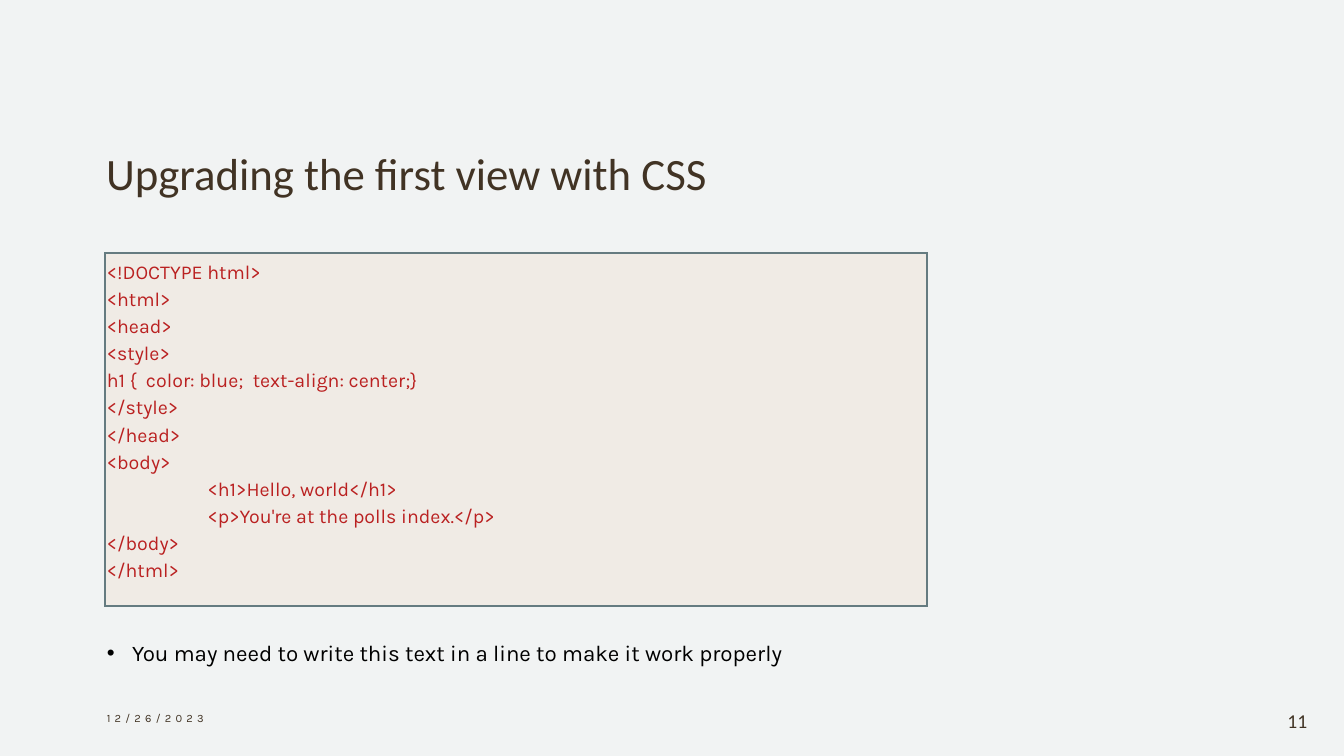
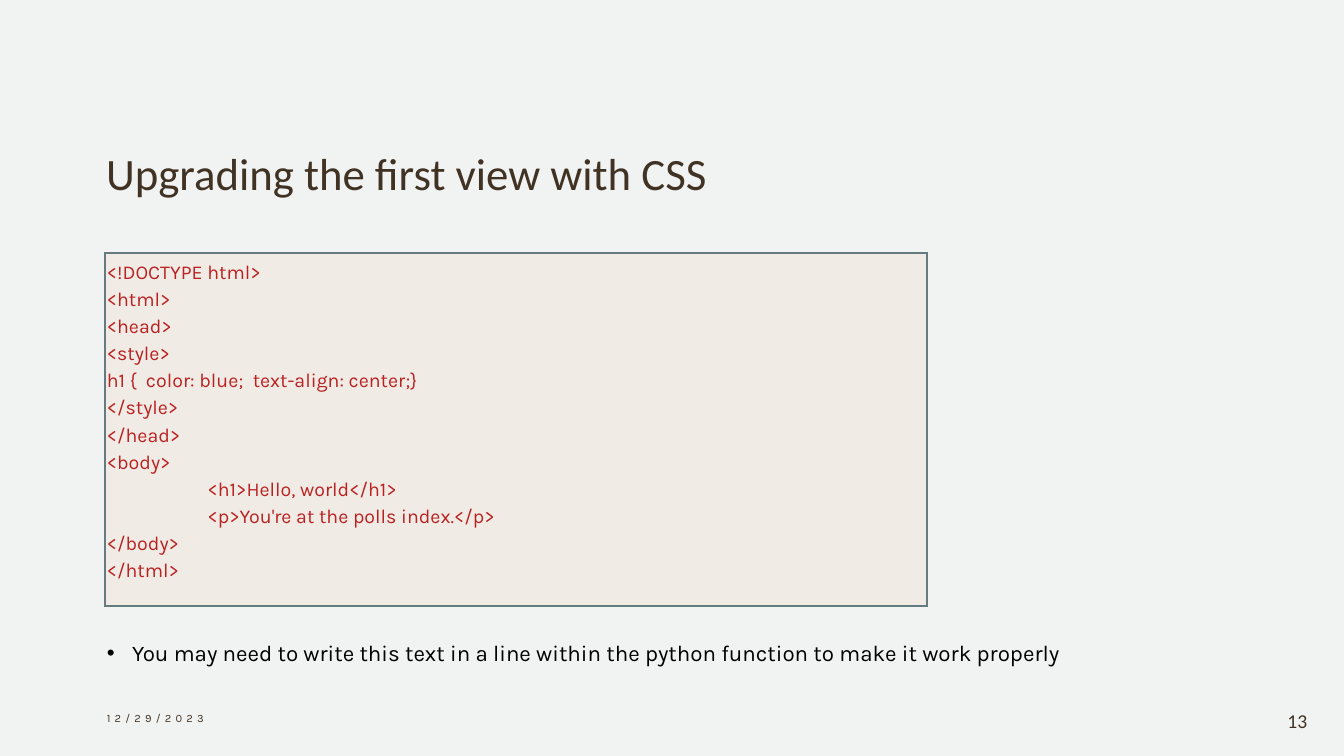
Before and after one commit to umairazfar/WAS, a slide deck: slide 13 of Lectures/Lecture04 - Views Models Templates.pptx (slide 11 before the commit). Drawn at 1344x756 pixels with LibreOffice and Linux fonts; fonts in the diff are those of the drawing. Boxes give left, top, right and bottom in pixels: in the first picture for what was removed or moved away, otherwise in the second. Text is boxed around its words. In the diff, an @@ line names an element or a change of style, - is before the commit and + after.

```diff
--- a/Lectures/Lecture04 - Views Models Templates.pptx
+++ b/Lectures/Lecture04 - Views Models Templates.pptx
@@ text at (x1=132, y1=645, x2=1060, y2=667): text changed @@
-• You may need to write this text in a line to make it work properly
+• You may need to write this text in a line within the python function to make it work properly
@@ page number at (x1=1287, y1=715, x2=1307, y2=728): text changed @@
-11
+13
```
Also in this commit, not shown: 29 other slides changed, 3 slides added.
